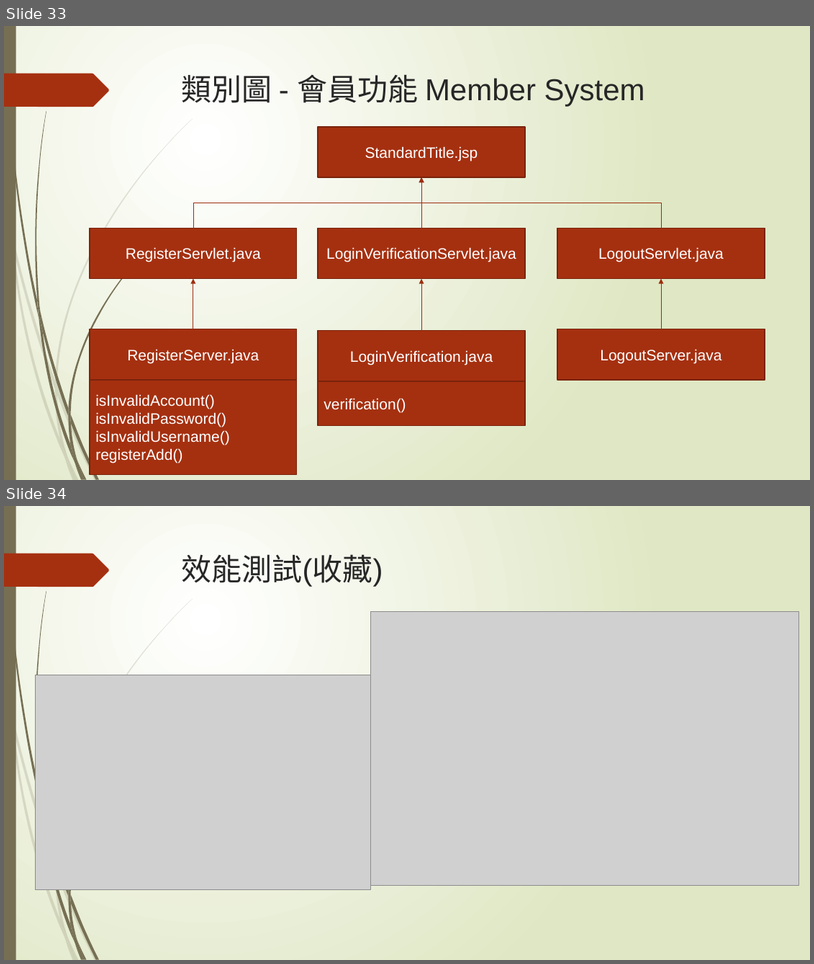
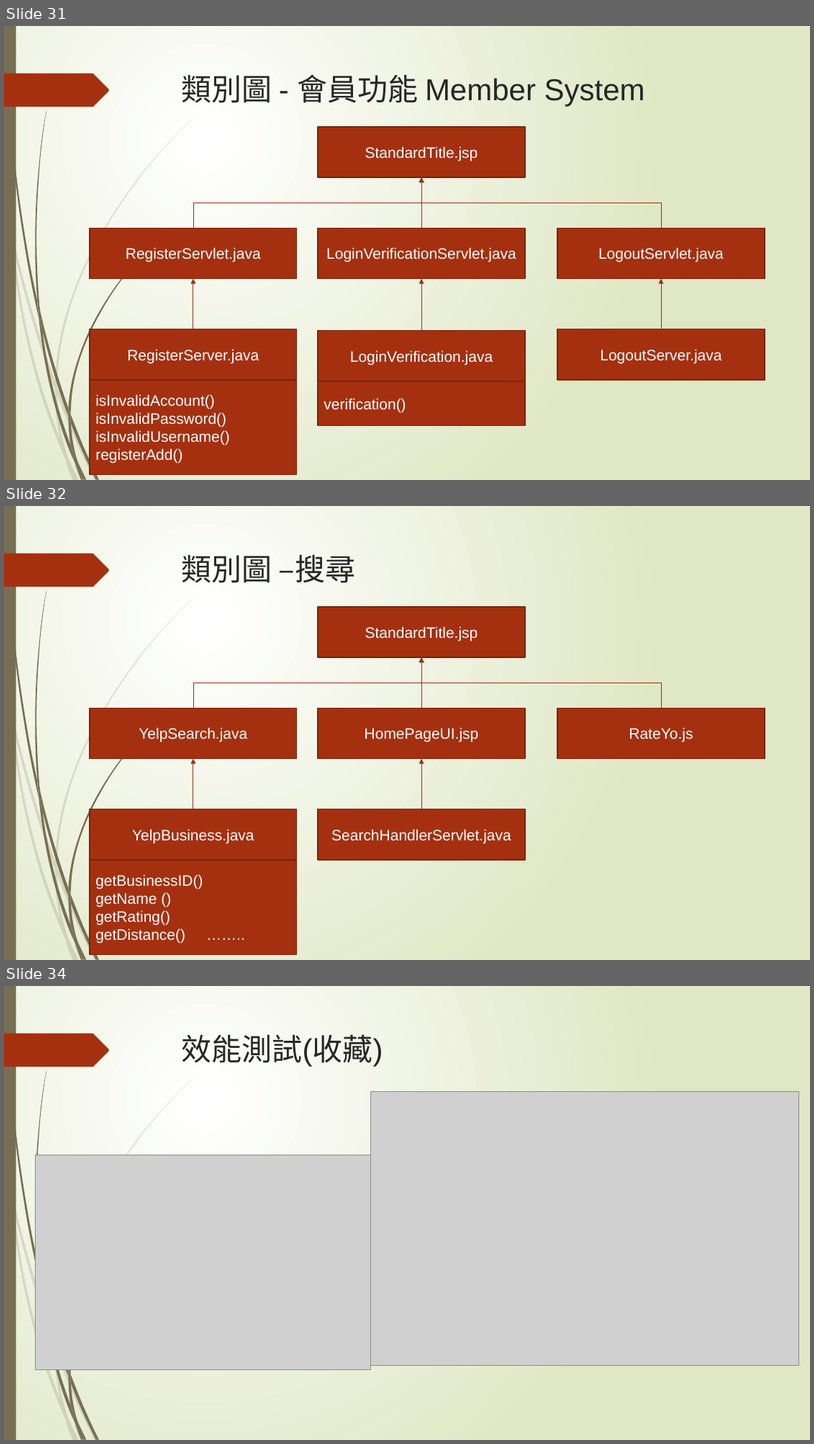
Before and after one commit to penut85420/WBSE_Project, a slide deck: 其他/YelpBlaBla.pptx. Shown one above the other, each under a label of ours: slides 33 and 34 before the commit, slides 31, 32 and 34 after it; the slides between them are not shown. The pictures are 814x964 and 814x1444 pixels, drawn with LibreOffice and Linux fonts; fonts in the diff are those of the drawing; grey boxes stand for pictures. Boxes give left, top, right and bottom in pixels: in the first picture for what was removed or moved away, otherwise in the second. Text is boxed around its words. In the diff, an @@ line names an element or a change of style, - is before the commit and + after.

```diff
--- a/其他/YelpBlaBla.pptx
+++ b/其他/YelpBlaBla.pptx
@@ slide 32 added at box(4, 506, 810, 960), background gradient #FFFFFF to #DFE8C4; not listed: 24 template elements that a slide beside it also shows @@
@@ title added at box(182, 554, 355, 583), 36 pt, text #262626 @@
+類別圖 –搜尋
@@ rectangle added at box(318, 606, 525, 657), fill #A53010, outline #7A240C 1.25 pt, 18 pt, text #FFFFFF @@
+StandardTitle.jsp
@@ elbow arrow added from (193, 708) to (422, 657), #9E2E0F 0.75 pt @@
@@ elbow arrow added from (661, 708) to (422, 657), #9E2E0F 0.75 pt @@
@@ arrow added from (422, 708) to (422, 657), #9E2E0F 0.75 pt @@
@@ rectangle added at box(90, 708, 297, 759), fill #A53010, outline #7A240C 1.25 pt, 18 pt, text #FFFFFF @@
+YelpSearch.java
@@ rectangle added at box(318, 708, 525, 759), fill #A53010, outline #7A240C 1.25 pt, 18 pt, text #FFFFFF @@
+HomePageUI.jsp
@@ rectangle added at box(558, 708, 765, 759), fill #A53010, outline #7A240C 1.25 pt, 18 pt, text #FFFFFF @@
+RateYo.js
@@ arrow added from (193, 809) to (193, 758), #9E2E0F 0.75 pt @@
@@ arrow added from (422, 809) to (422, 758), #9E2E0F 0.75 pt @@
@@ rectangle added at box(90, 809, 297, 860), fill #A53010, outline #7A240C 1.25 pt, 18 pt, text #FFFFFF @@
+YelpBusiness.java
@@ rectangle added at box(318, 809, 525, 860), fill #A53010, outline #7A240C 1.25 pt, 18 pt, text #FFFFFF @@
+SearchHandlerServlet.java
@@ rectangle added at box(90, 860, 297, 954), fill #A53010, outline #7A240C 1.25 pt, 18 pt, text #FFFFFF @@
+getBusinessID()
+getName ()
+getRating()
+getDistance() ……..
@@ what was slide 33 is now slide 31 @@
```
Also in this commit, not shown: 4 slides changed, 12 other slides added, 12 slides removed.
